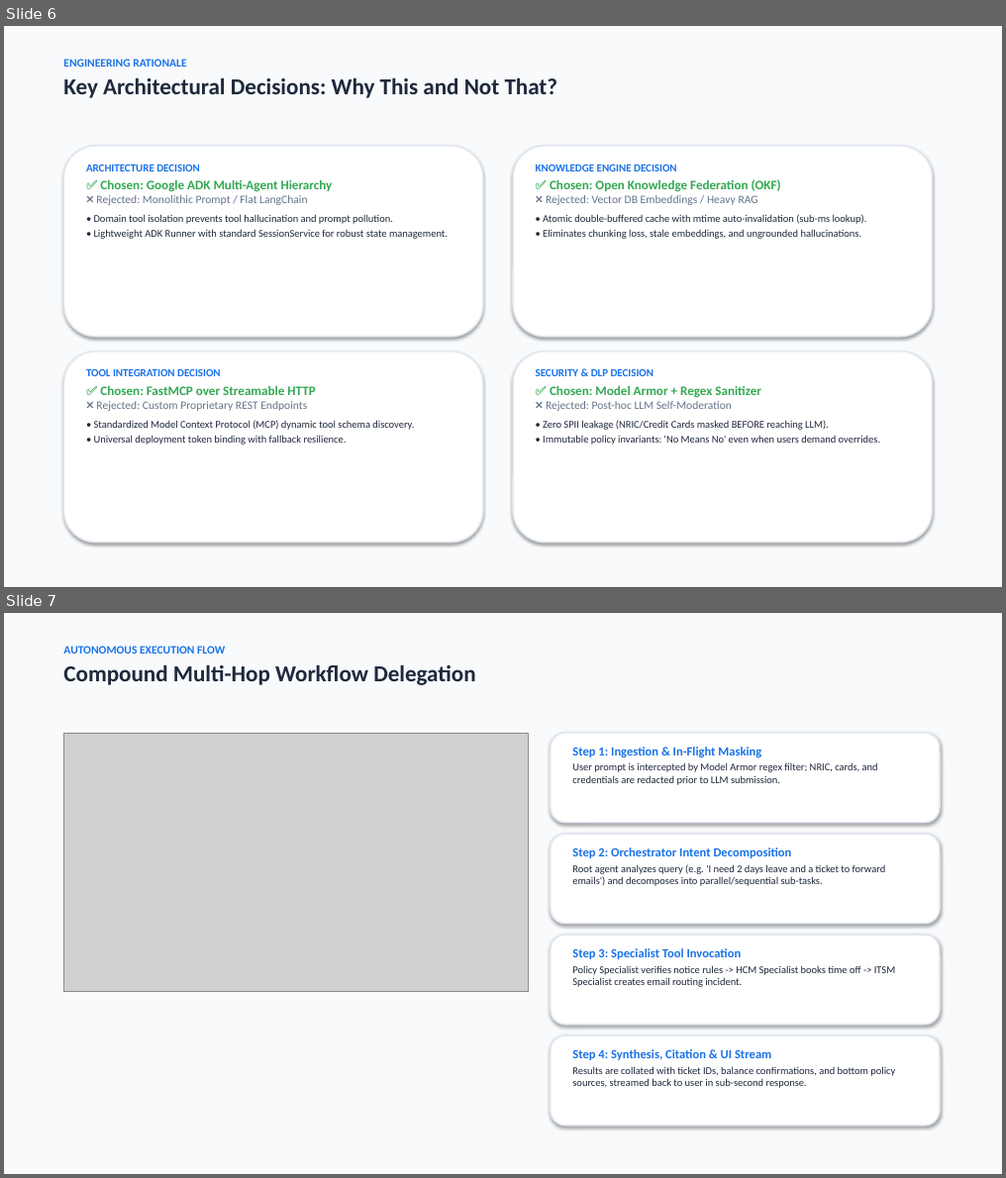
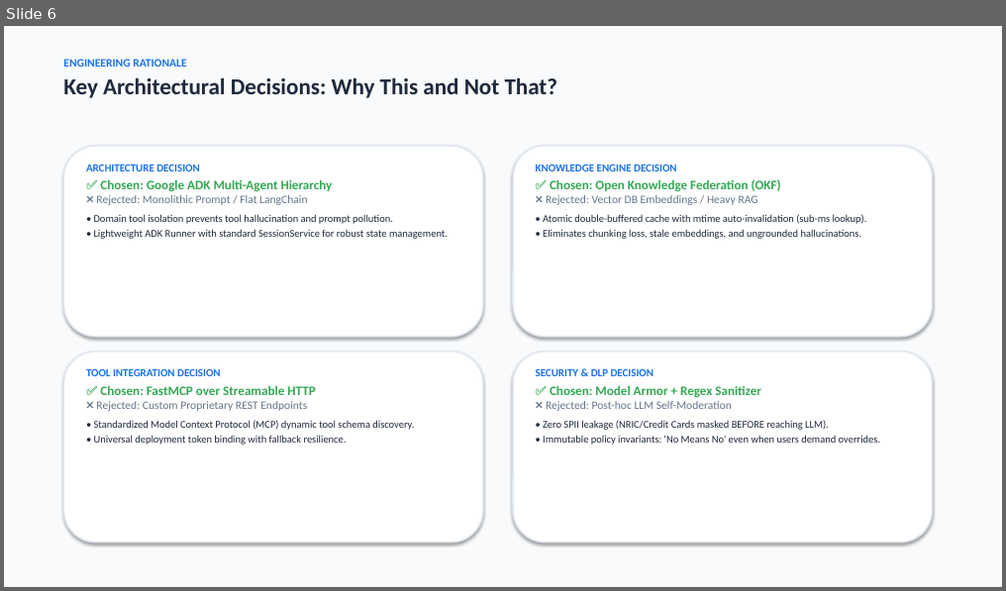
Before and after one commit to zuhaibp656/project_elevate_team_12, a slide deck: docs/Elevate_HR_Team_12_Autonomous_MAS_Presentation.pptx. Shown one above the other, each under a label of ours: slides 6 and 7 before the commit, slide 6 after it. The pictures are 1006x1178 and 1006x591 pixels, drawn with LibreOffice and Linux fonts; fonts in the diff are those of the drawing; grey boxes stand for pictures. Boxes give left, top, right and bottom in pixels: in the first picture for what was removed or moved away, otherwise in the second. Text is boxed around its words. In the diff, an @@ line names an element or a change of style, - is before the commit and + after.

```diff
--- a/docs/Elevate_HR_Team_12_Autonomous_MAS_Presentation.pptx
+++ b/docs/Elevate_HR_Team_12_Autonomous_MAS_Presentation.pptx
@@ slide 7 removed at (x1=4, y1=613, x2=1002, y2=1174), background #F8FAFC @@
@@ text removed at (x1=63, y1=646, x2=475, y2=685) @@
-AUTONOMOUS EXECUTION FLOW
-Compound Multi-Hop Workflow Delegation
@@ picture removed at (x1=63, y1=733, x2=528, y2=992) @@
@@ rounded rectangle removed at (x1=550, y1=733, x2=940, y2=823) @@
@@ text removed at (x1=572, y1=747, x2=878, y2=785) @@
-Step 1: Ingestion & In-Flight Masking
-User prompt is intercepted by Model Armor regex filter; NRIC, cards, and credentials are redacted prior to LLM submission.
@@ rounded rectangle removed at (x1=550, y1=834, x2=940, y2=924) @@
@@ text removed at (x1=572, y1=848, x2=886, y2=886) @@
-Step 2: Orchestrator Intent Decomposition
-Root agent analyzes query (e.g. 'I need 2 days leave and a ticket to forward emails') and decomposes into parallel/sequential sub-tasks.
@@ rounded rectangle removed at (x1=550, y1=935, x2=940, y2=1025) @@
@@ text removed at (x1=572, y1=949, x2=895, y2=987) @@
-Step 3: Specialist Tool Invocation
-Policy Specialist verifies notice rules -> HCM Specialist books time off -> ITSM Specialist creates email routing incident.
@@ rounded rectangle removed at (x1=550, y1=1036, x2=940, y2=1126) @@
@@ text removed at (x1=572, y1=1050, x2=895, y2=1088) @@
-Step 4: Synthesis, Citation & UI Stream
-Results are collated with ticket IDs, balance confirmations, and bottom policy sources, streamed back to user in sub-second response.
```
Also in this commit, not shown: 1 slide added, 2 other files.
